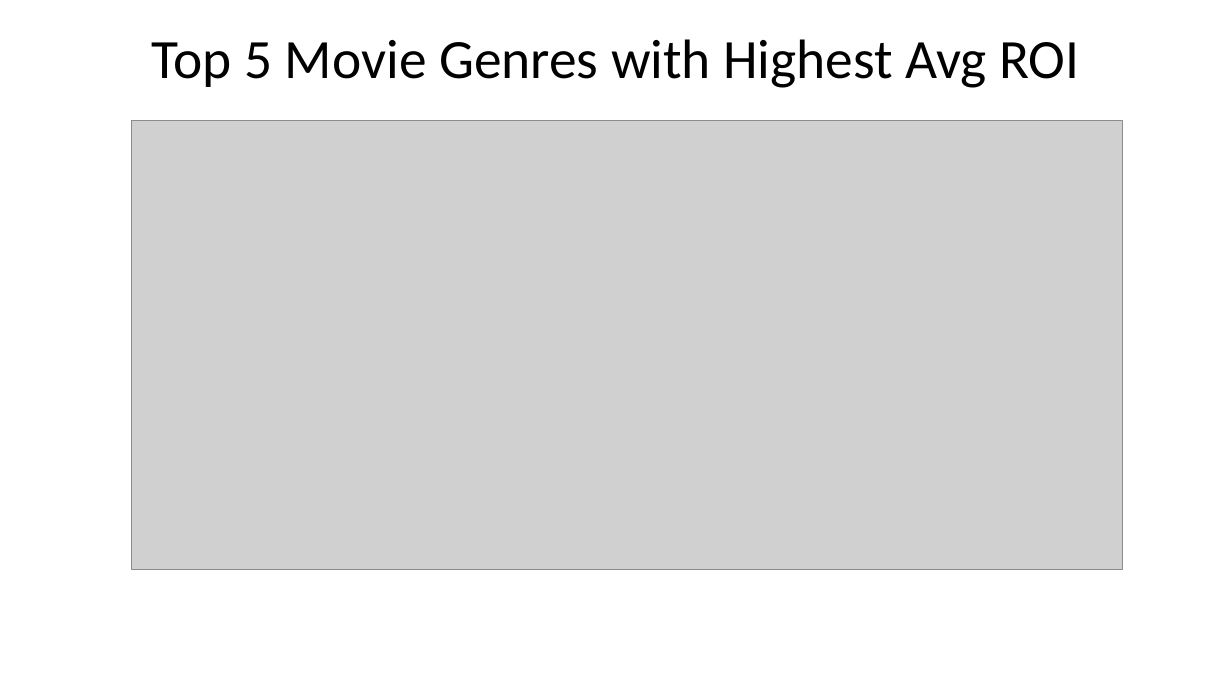
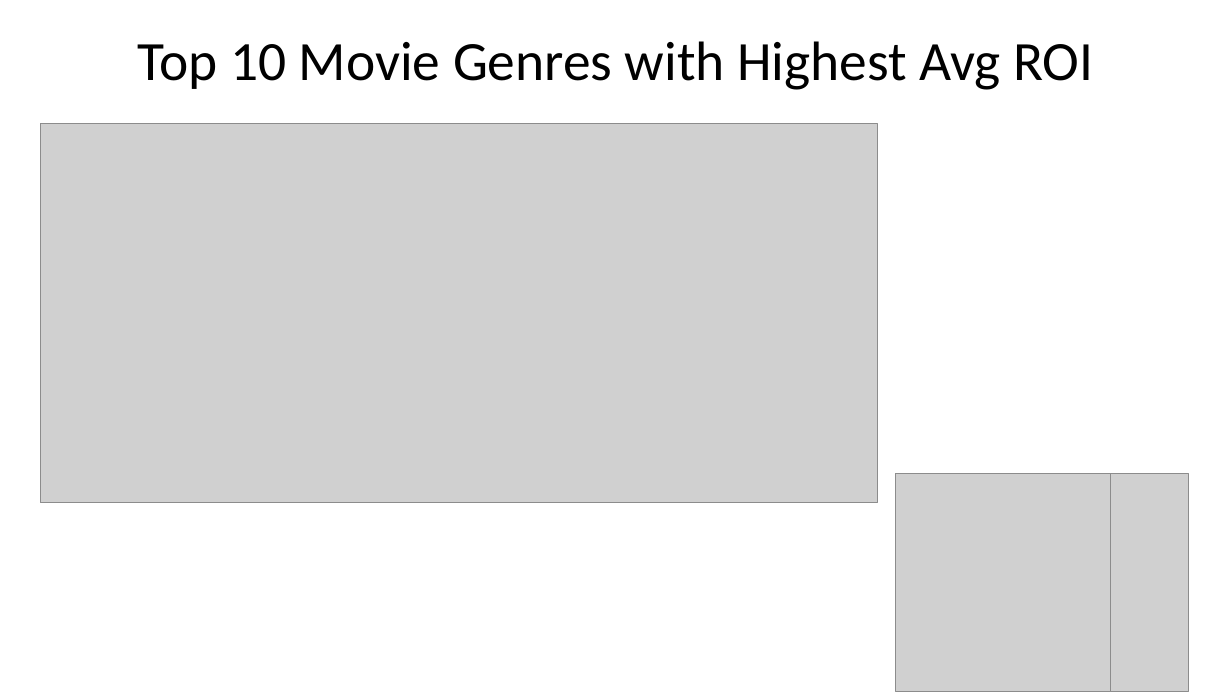
Before and after one commit to abelloma/project1, a slide deck: slide 10 of Project 1 Presentation.pptx. Drawn at 1232x693 pixels with LibreOffice and Linux fonts; fonts in the diff are those of the drawing; grey boxes stand for pictures. Boxes give left, top, right and bottom in pixels: in the first picture for what was removed or moved away, otherwise in the second. Text is boxed around its words. In the diff, an @@ line names an element or a change of style, - is before the commit and + after.

```diff
--- a/Project 1 Presentation.pptx
+++ b/Project 1 Presentation.pptx
@@ text at [137,41,1093,90]: text changed @@
-Top 5 Movie Genres with Highest Avg ROI
+Top 10 Movie Genres with Highest Avg ROI
@@ picture: place and size @@
-picture at [131,120,1123,569]
+picture at [41,124,878,503]
@@ picture added at [896,473,1110,691] @@
@@ picture added at [1111,473,1189,691] @@
```
Also in this commit, not shown: 4 other slides changed.
